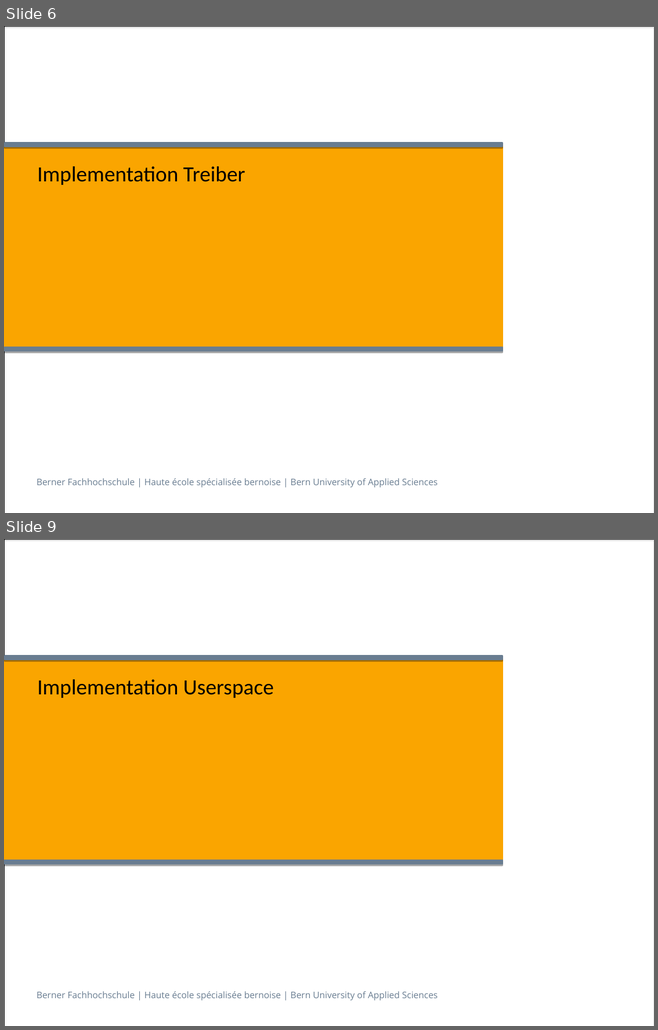
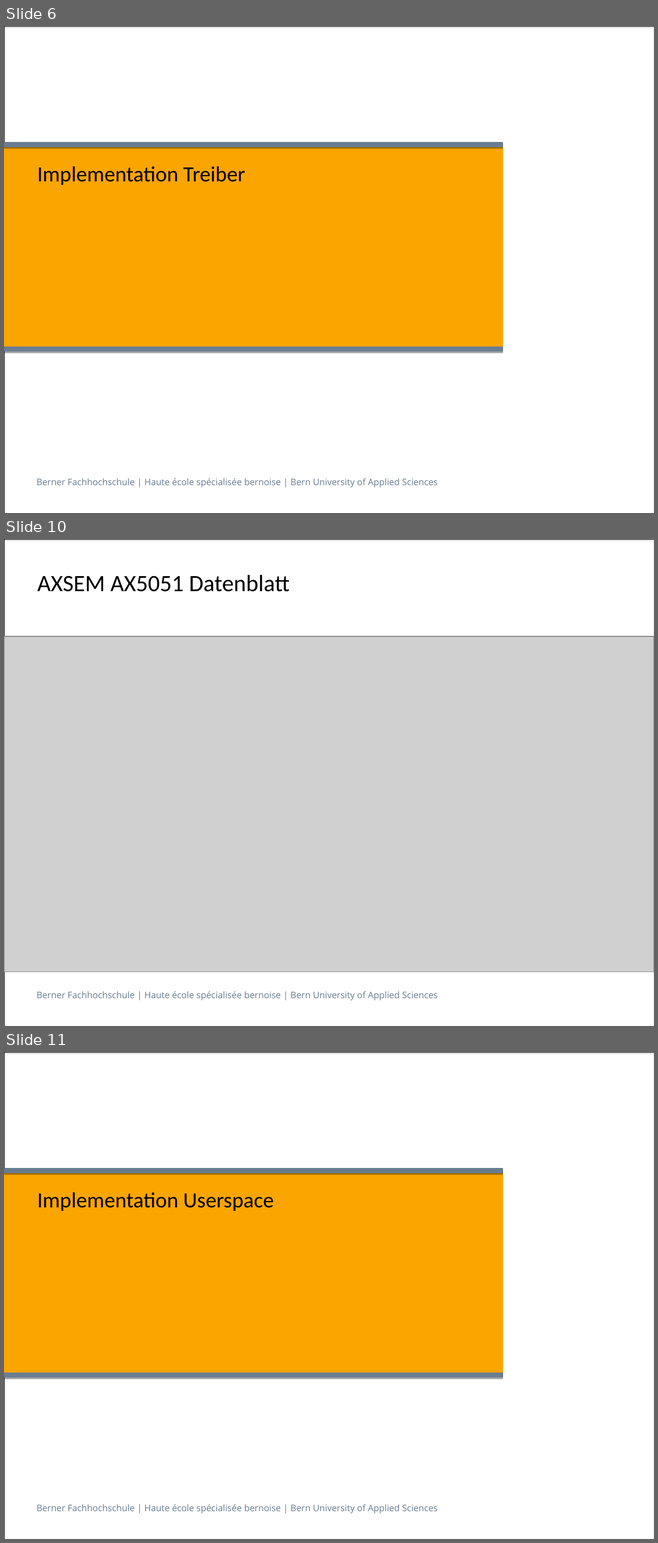
Before and after one commit to Overunity77/KlimaLogg, a slide deck: praesentation/Integrationsprojekt_danir1_suhnu1_chrib1.odp. Shown one above the other, each under a label of ours: slides 6 and 9 before the commit, slides 6, 10 and 11 after it; the slides between them are not shown. The pictures are 658x1030 and 658x1543 pixels, drawn with LibreOffice and Linux fonts; fonts in the diff are those of the drawing; grey boxes stand for pictures. Boxes give left, top, right and bottom in pixels: in the first picture for what was removed or moved away, otherwise in the second. Text is boxed around its words. In the diff, an @@ line names an element or a change of style, - is before the commit and + after.

```diff
--- a/praesentation/Integrationsprojekt_danir1_suhnu1_chrib1.odp
+++ b/praesentation/Integrationsprojekt_danir1_suhnu1_chrib1.odp
@@ slide 10 added at bbox=[4, 539, 654, 1026], background #FFFFFF; not listed: 2 template elements that a slide beside it also shows @@
@@ title added at bbox=[37, 575, 290, 592], 26 pt, text #000000 @@
+AXSEM AX5051 Datenblatt
@@ picture added at bbox=[4, 636, 654, 972] @@
@@ what was slide 9 is now slide 11 @@
```
Also in this commit, not shown: 7 other slides added, 3 slides removed, 2 other files.
